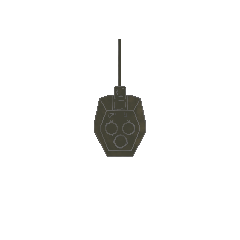
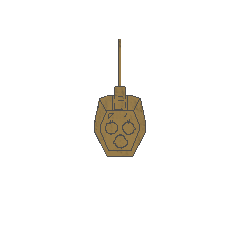
Comparing the layer stacks of the two 240 x 240 images. Changes:
added layer "Turret_details_german" above "turret_weather_german" over 94, 39, 146, 157
added layer "turret_weather_german" above "turret_camo_german" over 94, 39, 146, 157
added layer "turret_color_german" above "turret-76-model-1943" over 94, 39, 146, 157
